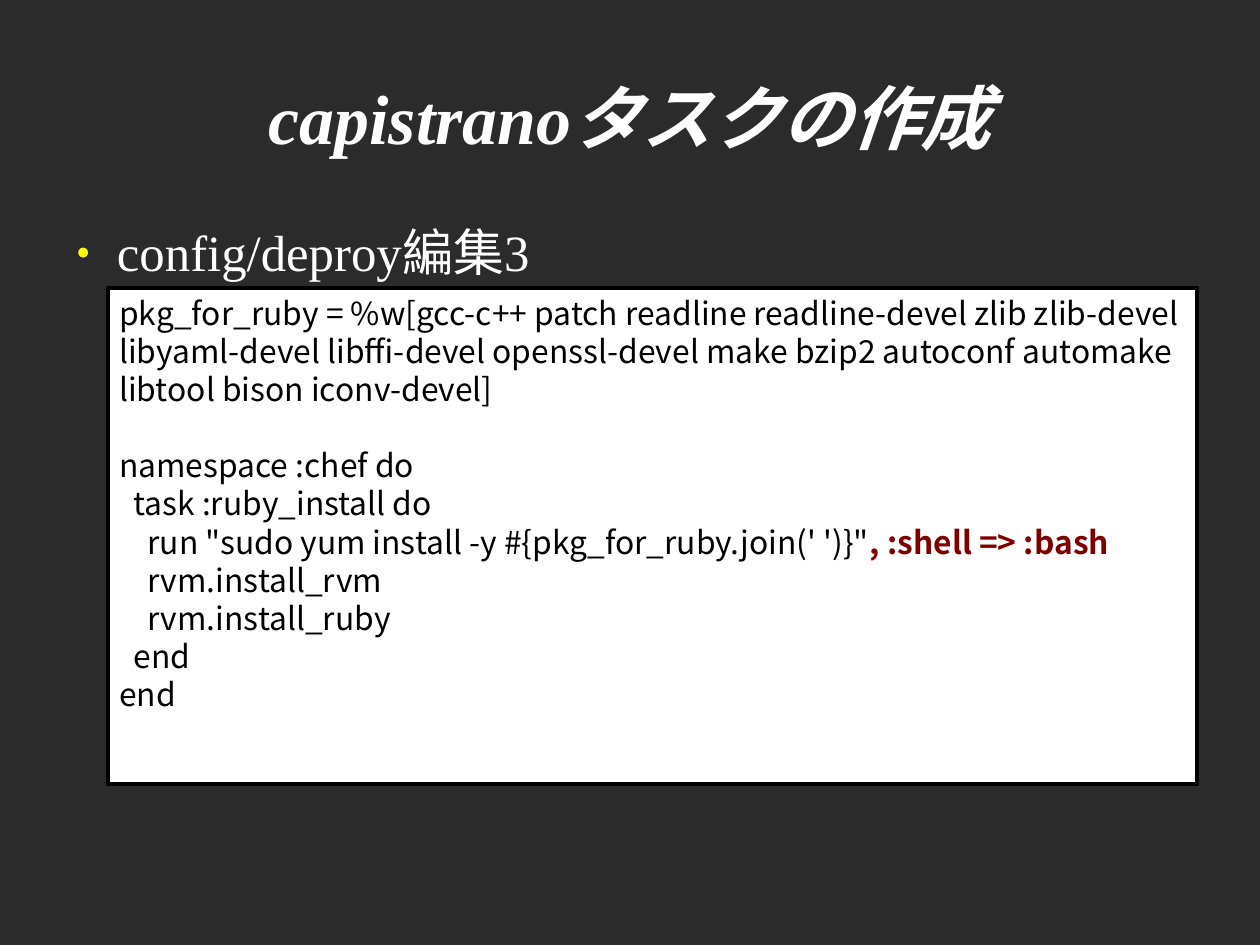
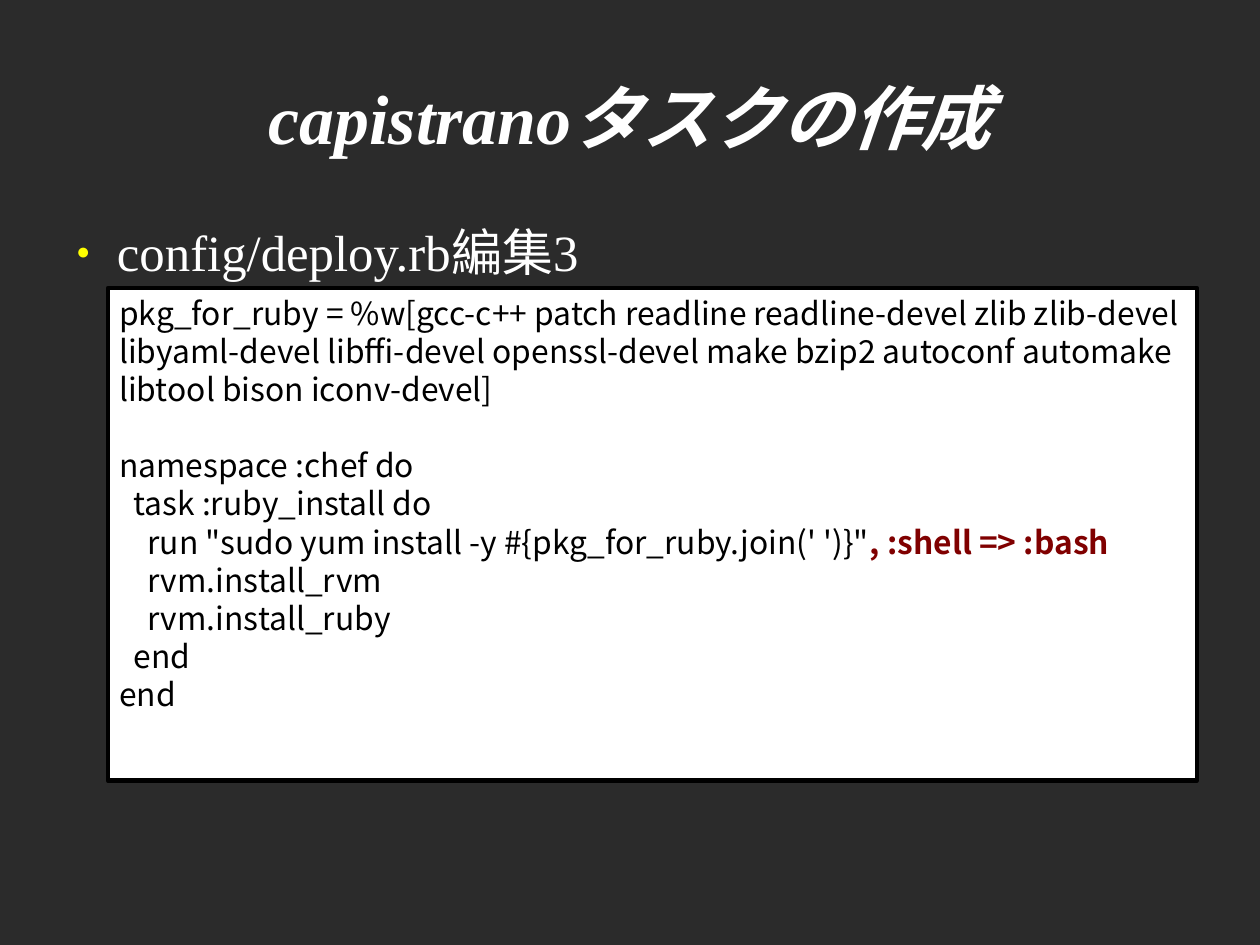
Before and after one commit to sendagayarb/mokmok_2012-05-28, a slide deck: slide 14 of fukajun/capistrano.odp. Drawn at 1260x945 pixels with LibreOffice and Linux fonts; fonts in the diff are those of the drawing; background and template pictures are left out; a plain dark background stands for a picture behind light text. Boxes give left, top, right and bottom in pixels: in the first picture for what was removed or moved away, otherwise in the second. Text is boxed around its words. In the diff, an @@ line names an element or a change of style, - is before the commit and + after.

```diff
--- a/fukajun/capistrano.odp
+++ b/fukajun/capistrano.odp
@@ text at [117,232,578,282]: text changed @@
-● config/deproy編集3
+● config/deploy.rb編集3
```
Also in this commit, not shown: 15 other slides changed, 1 slide added, 1 slide removed.
